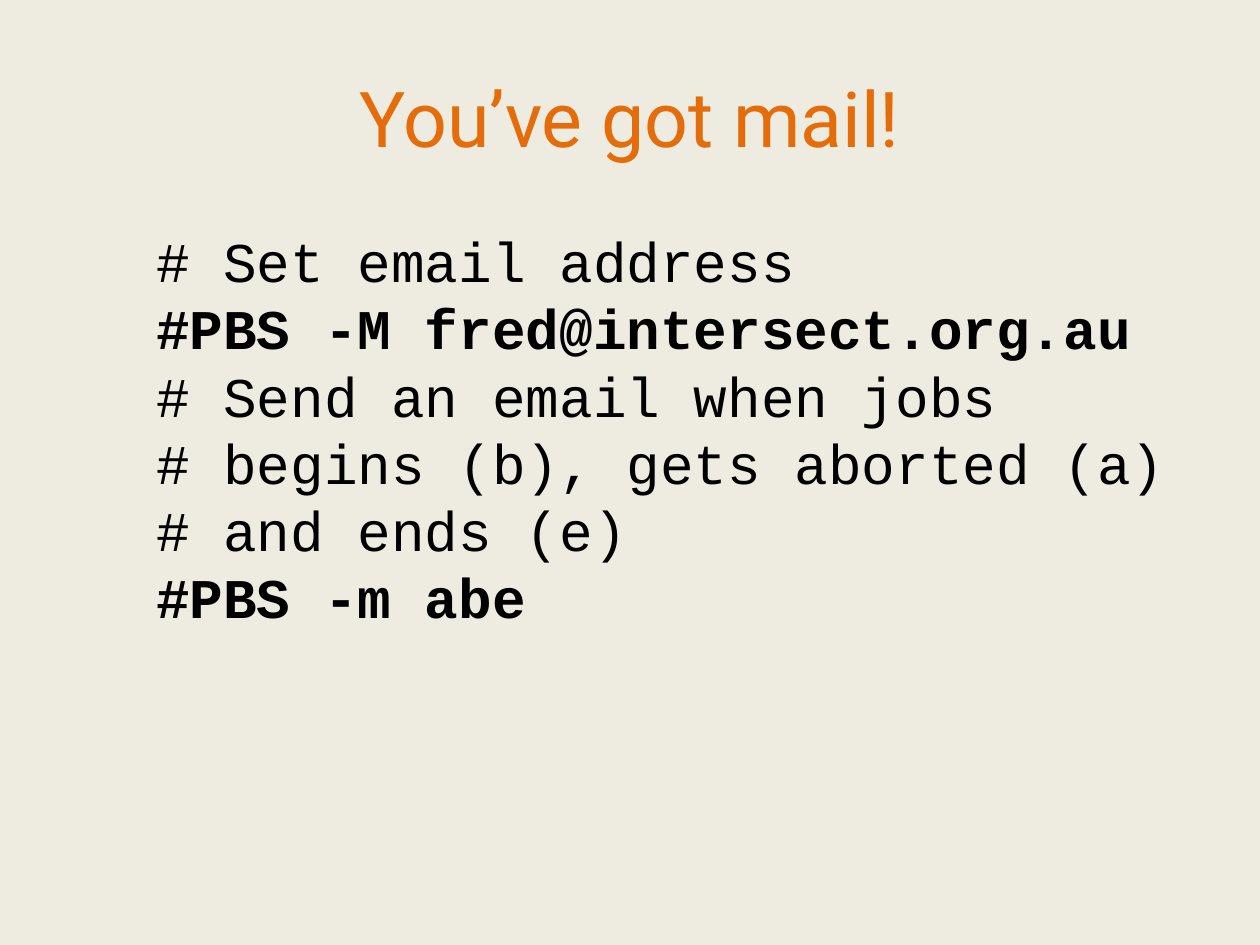
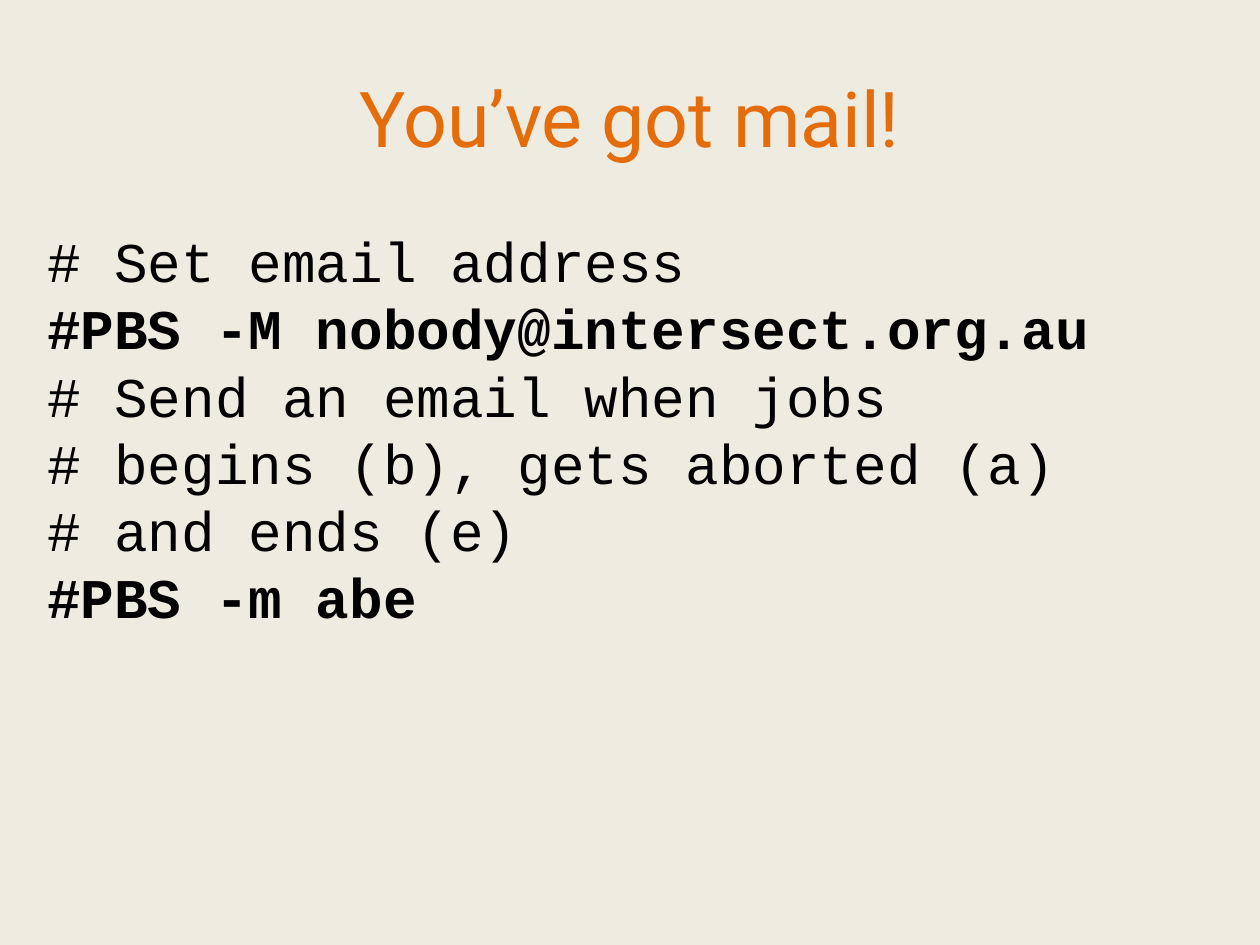
Before and after one commit to IntersectAustralia/TrainingMaterials, a slide deck: slide 26 of IntroToUnixHPC/03 HPC - Slides.pptx. Drawn at 1260x945 pixels with LibreOffice and Linux fonts; fonts in the diff are those of the drawing. Boxes give left, top, right and bottom in pixels: in the first picture for what was removed or moved away, otherwise in the second. Text is boxed around its words. In the diff, an @@ line names an element or a change of style, - is before the commit and + after.

```diff
--- a/IntroToUnixHPC/03 HPC - Slides.pptx
+++ b/IntroToUnixHPC/03 HPC - Slides.pptx
@@ text "# Set email address": place and size @@
-text "# Set email address" at [156, 242, 1164, 619]
+text "# Set email address" at [47, 242, 1089, 619]
@@ text at [47, 309, 1089, 361]: text changed @@
-#PBS -M fred@intersect.org.au
+#PBS -M nobody@intersect.org.au
```
Also in this commit, not shown: 10 other slides changed, 1 slide added, 1 slide removed, 1 other file.
